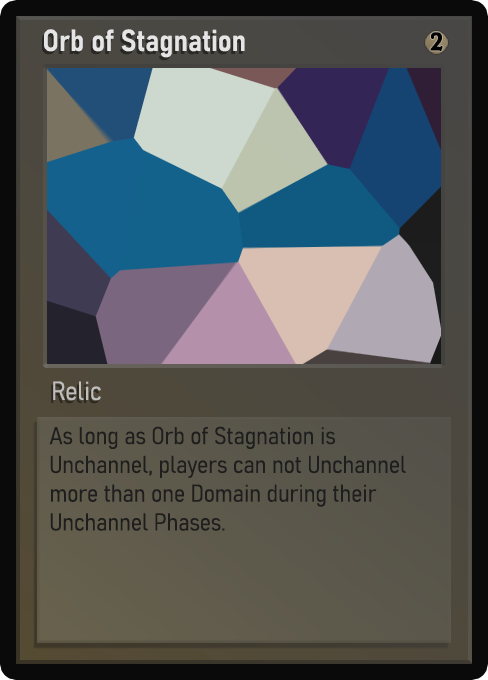
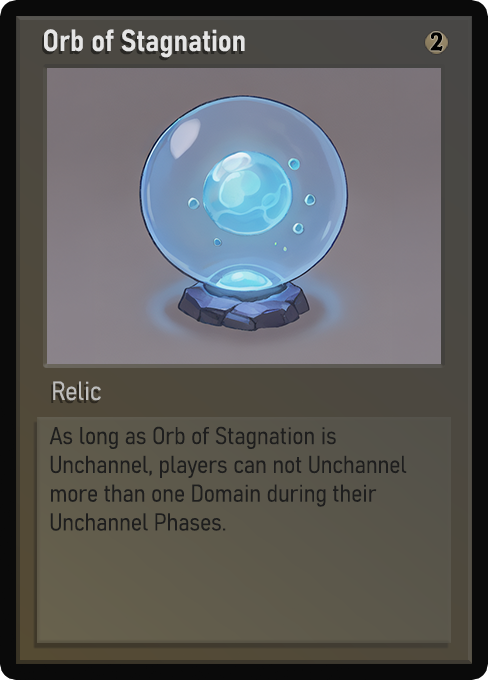
The second 488 x 680 image is a revision of the first. Changes to its layers:
painted on "Name" over bbox(47, 29, 230, 57)
painted on "Class" over bbox(59, 383, 101, 401)
painted on "Desc_norm" over bbox(51, 426, 407, 531)
painted on "Artwork" over bbox(47, 68, 441, 364)
